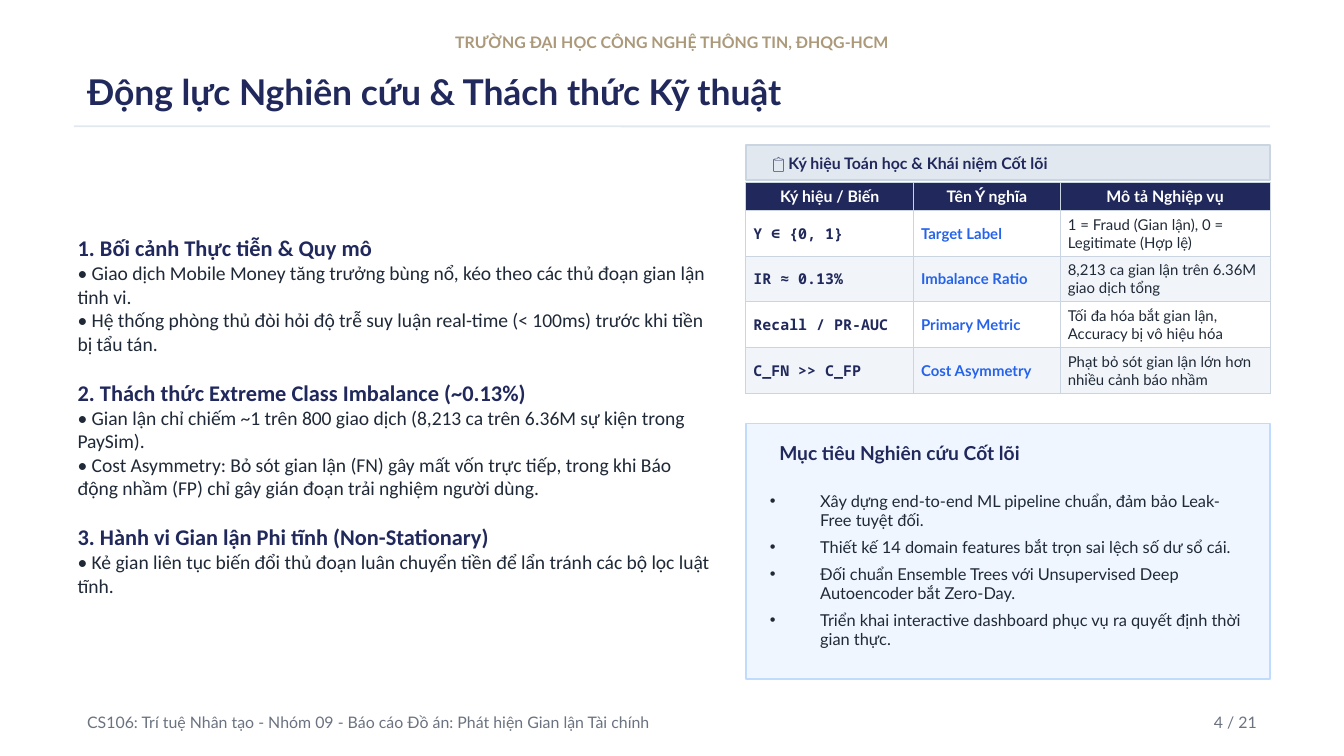
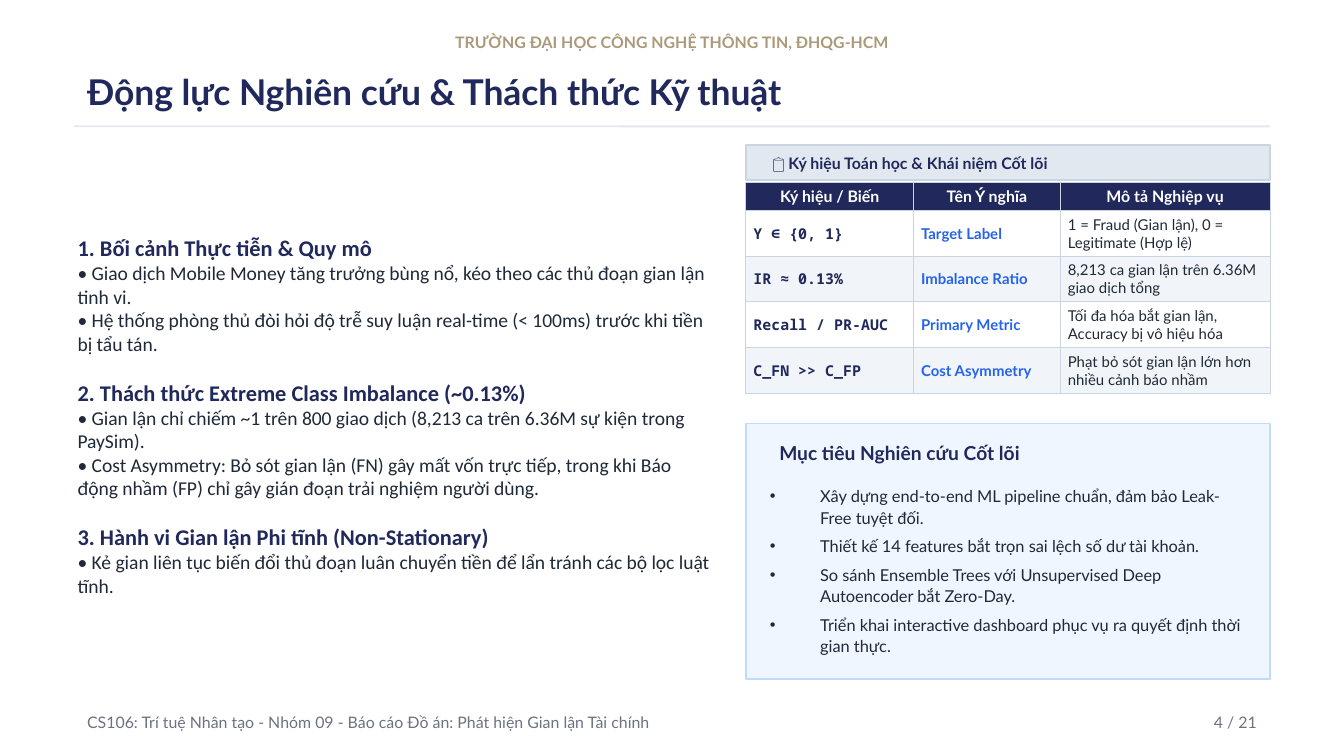
Before and after one commit to uit-25730067-chithanh/CS106-Team09-Fraud-Detection, a slide deck: slide 4 of draft/fraud-detection/slide/[Nhom9]_Slide_FraudDetection_Academic_VN.pptx. Drawn at 1344x756 pixels with LibreOffice and Linux fonts; fonts in the diff are those of the drawing. Boxes give left, top, right and bottom in pixels: in the first picture for what was removed or moved away, otherwise in the second. Text is boxed around its words. In the diff, an @@ line names an element or a change of style, - is before the commit and + after.

```diff
--- a/draft/fraud-detection/slide/[Nhom9]_Slide_FraudDetection_Academic_VN.pptx
+++ b/draft/fraud-detection/slide/[Nhom9]_Slide_FraudDetection_Academic_VN.pptx
@@ text at (820, 489, 1241, 655): line spacing 0.98 to 1.08 @@
@@ text at (820, 539, 1199, 605): text changed @@
-• Thiết kế 14 domain features bắt trọn sai lệch số dư sổ cái.
-• Đối chuẩn Ensemble Trees với Unsupervised Deep Autoencoder bắt Zero-Day.
+• Thiết kế 14 features bắt trọn sai lệch số dư tài khoản.
+• So sánh Ensemble Trees với Unsupervised Deep Autoencoder bắt Zero-Day.
```
Also in this commit, not shown: 14 other slides changed, 12 other files.
